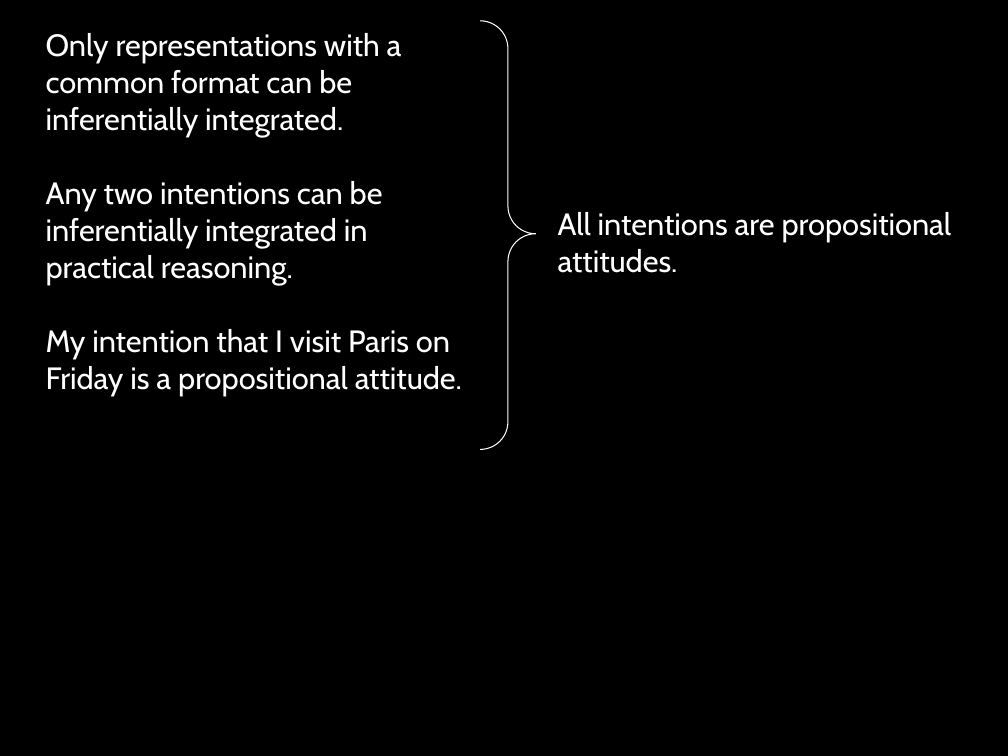
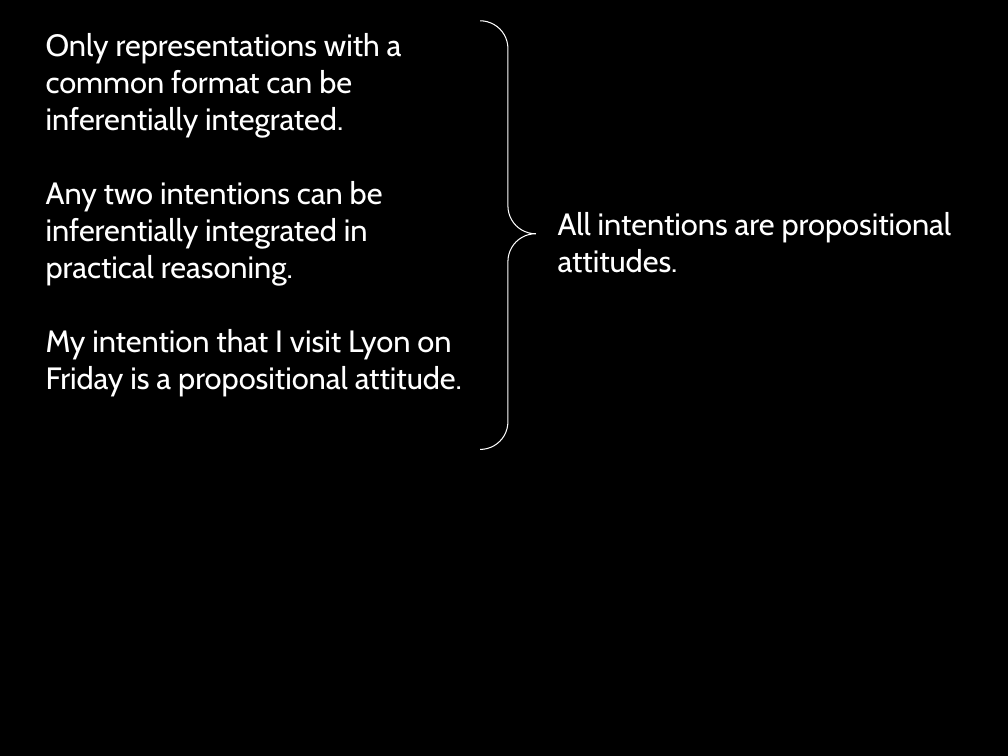
Before and after one commit to butterfill/writing, a slide deck: slide 29 of intention motor representation with corrado sinigaglia/conf spp submit/intention and motor representation.pptx (slide 28 before the commit). Drawn at 1008x756 pixels with LibreOffice and Linux fonts; fonts in the diff are those of the drawing. Boxes give left, top, right and bottom in pixels: in the first picture for what was removed or moved away, otherwise in the second. Text is boxed around its words. In the diff, an @@ line names an element or a change of style, - is before the commit and + after.

Commit message:
lyon modified

```diff
--- a/intention motor representation with corrado sinigaglia/conf spp submit/intention and motor representation.pptx
+++ b/intention motor representation with corrado sinigaglia/conf spp submit/intention and motor representation.pptx
@@ text at (46, 329, 462, 395): text changed @@
-My intention that I visit Paris on Friday is a propositional attitude.
+My intention that I visit Lyon on Friday is a propositional attitude.
```
Also in this commit, not shown: 10 other slides changed, 1 slide added, 3 other files.
